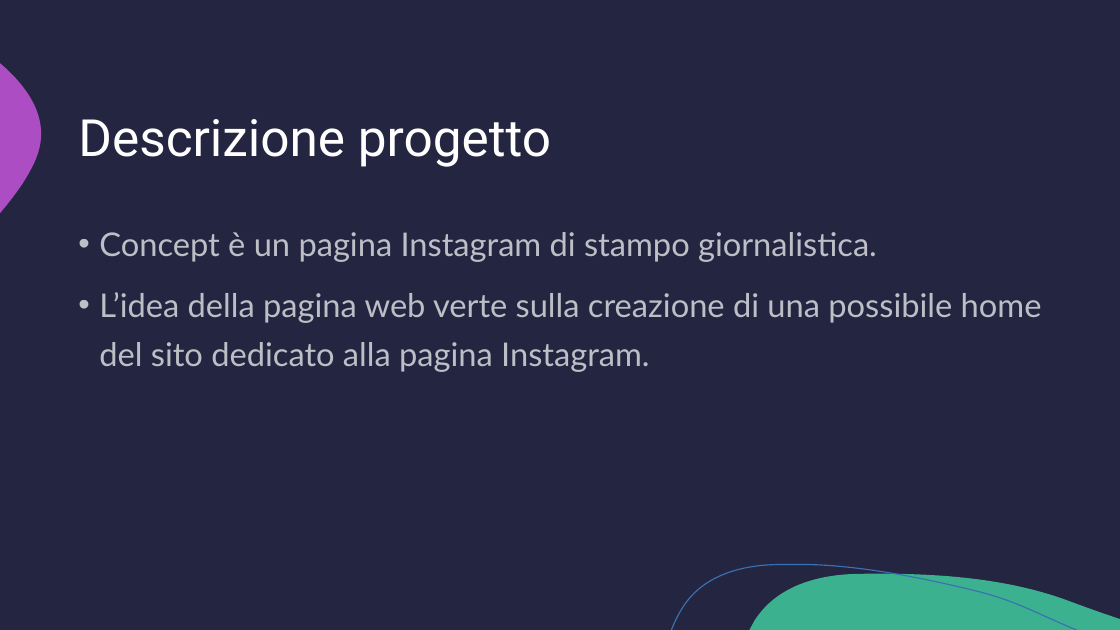
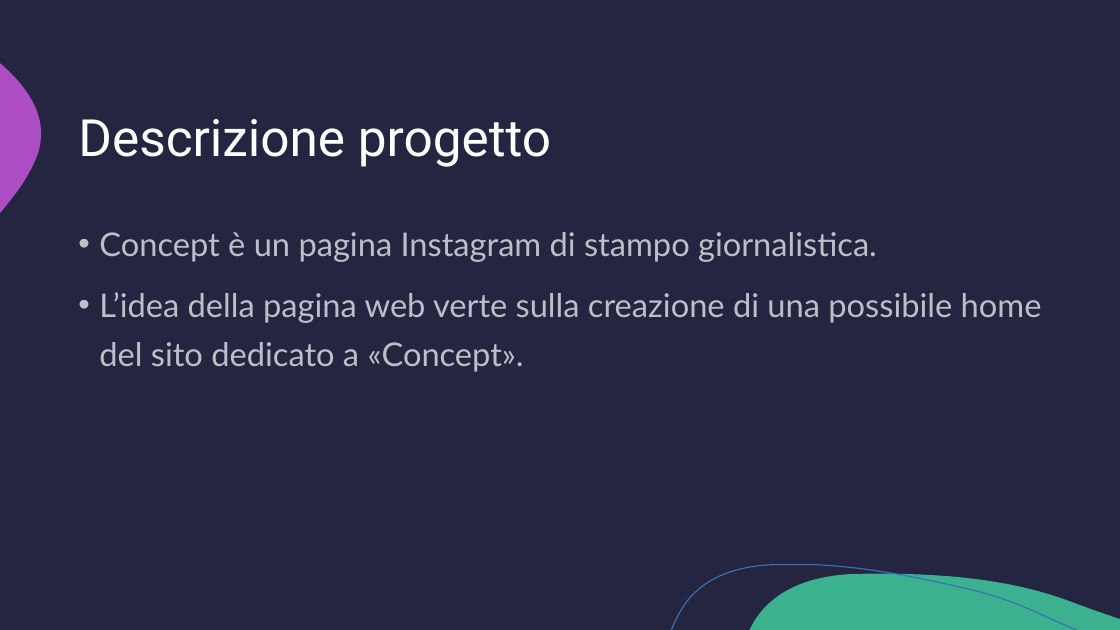
Before and after one commit to DavideDiBellaUni/mhw1, a slide deck: slide 2 of mhw1.pptx. Drawn at 1120x630 pixels with LibreOffice and Linux fonts; fonts in the diff are those of the drawing. Boxes give left, top, right and bottom in pixels: in the first picture for what was removed or moved away, otherwise in the second. Text is boxed around its words. In the diff, an @@ line names an element or a change of style, - is before the commit and + after.

```diff
--- a/mhw1.pptx
+++ b/mhw1.pptx
@@ text at [99,292,1042,372]: text changed @@
-• L’idea della pagina web verte sulla creazione di una possibile home del sito dedicato alla pagina Instagram.
+• L’idea della pagina web verte sulla creazione di una possibile home del sito dedicato a «Concept».
```
Also in this commit, not shown: 2 other slides changed.
